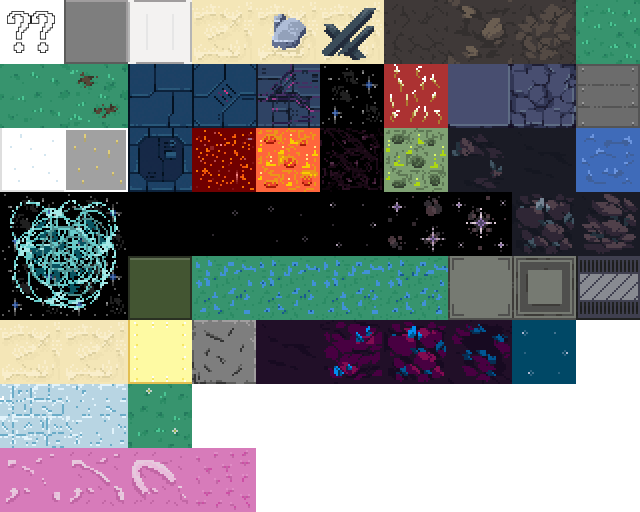
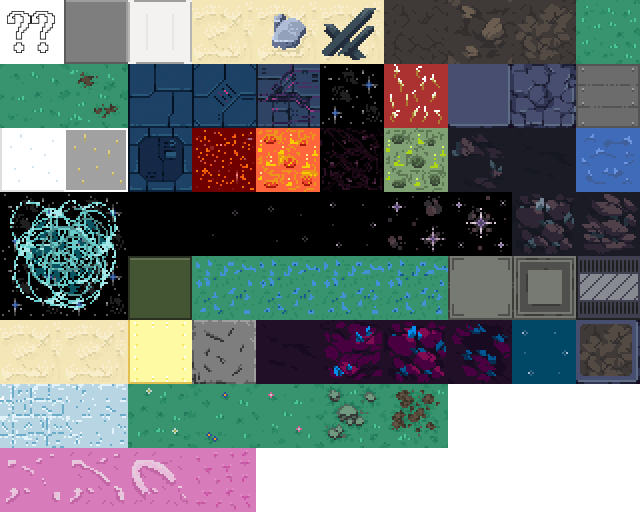
Two versions of the same layered image (640x512). Layer-by-layer changes:
added layer "floor-grass-blue-flower" above "floor-grass-dirt" over [left=192, top=384, right=256, bottom=448]
added layer "floor-grass-dirt" above "floor-grass-dirt-patch" over [left=384, top=384, right=448, bottom=448]
added layer "floor-grass-pink-flower" above "floor-grass-simple" over [left=256, top=384, right=320, bottom=448]
added layer "floor-grass-stone" above "floor-grass-simple-old" over [left=320, top=384, right=384, bottom=448]
added layer "Layer 1" above "floor-space-tiles" over [left=576, top=320, right=640, bottom=384]
